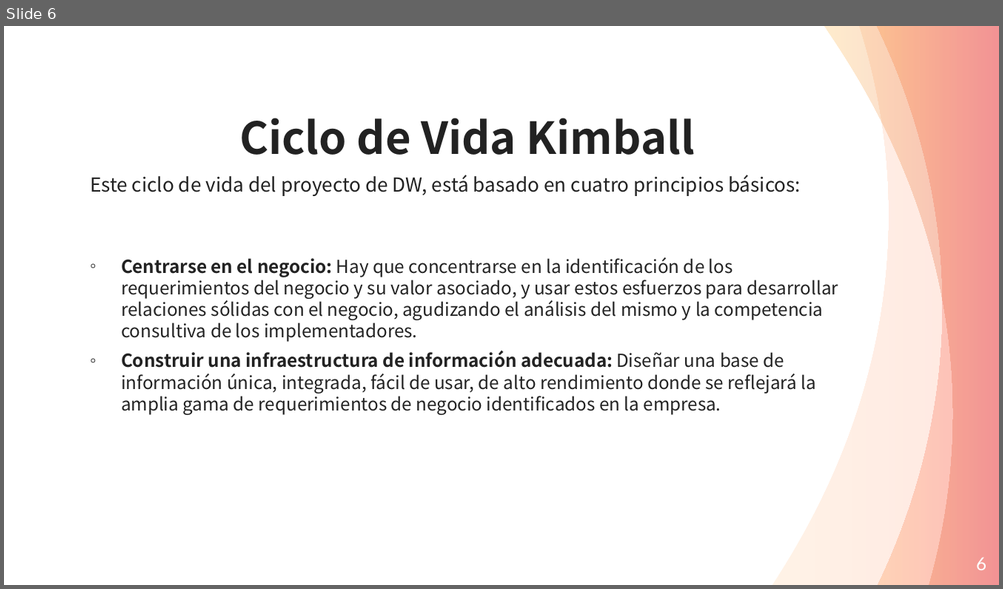
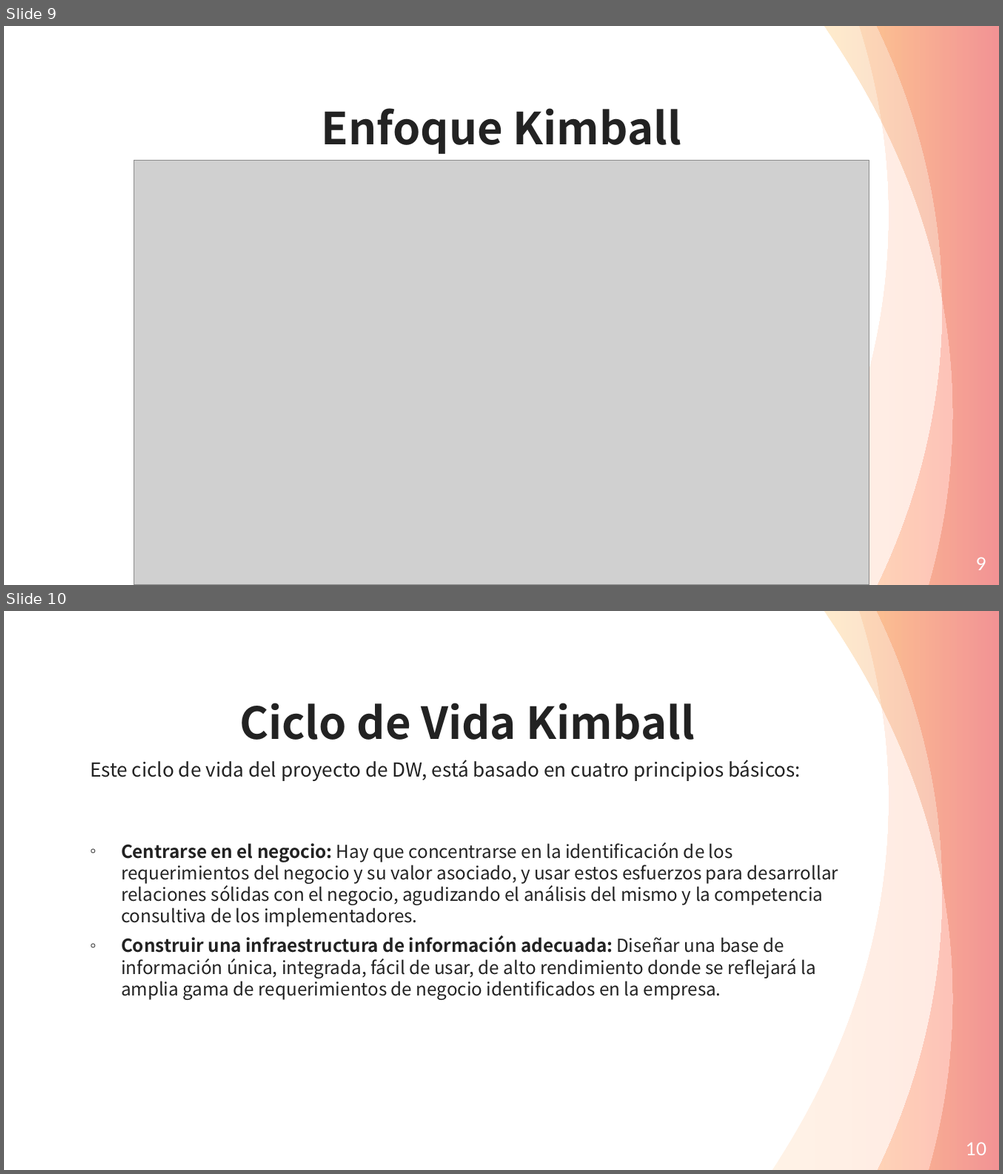
Before and after one commit to Andre-Reinoso/Inmon-vs-Kimball, a slide deck: Inmon-vs-Kimball.pptx. Shown one above the other, each under a label of ours: slide 6 before the commit, slides 9 and 10 after it. The pictures are 1003x589 and 1003x1174 pixels, drawn with LibreOffice and Linux fonts; fonts in the diff are those of the drawing; grey boxes stand for pictures. Boxes give left, top, right and bottom in pixels: in the first picture for what was removed or moved away, otherwise in the second. Text is boxed around its words. In the diff, an @@ line names an element or a change of style, - is before the commit and + after.

```diff
--- a/Inmon-vs-Kimball.pptx
+++ b/Inmon-vs-Kimball.pptx
@@ slide 9 added at [4, 26, 999, 585], background #FFFFFF; not listed: 3 template elements that a slide beside it also shows @@
@@ text added at [321, 108, 681, 154], 32 pt, text #222222, bold @@
+Enfoque Kimball
@@ picture added at [134, 160, 868, 585] @@
@@ page number added at [976, 557, 986, 571], 13 pt, text #FFFFFF @@
+9
@@ what was slide 6 is now slide 10 @@
@@ page number at [965, 1142, 986, 1156]: text changed @@
-6
+10
```
Also in this commit, not shown: 1 slide changed, 3 other slides added.
